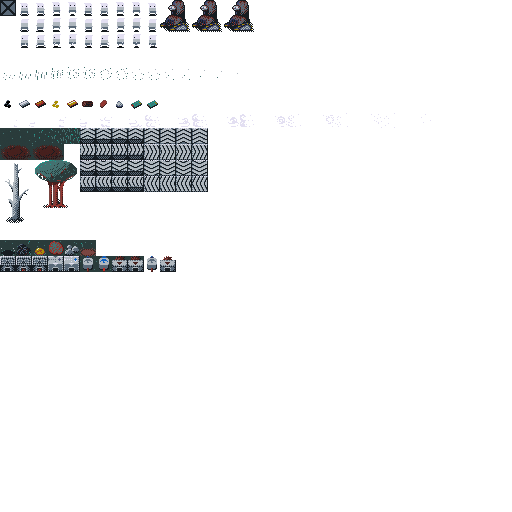
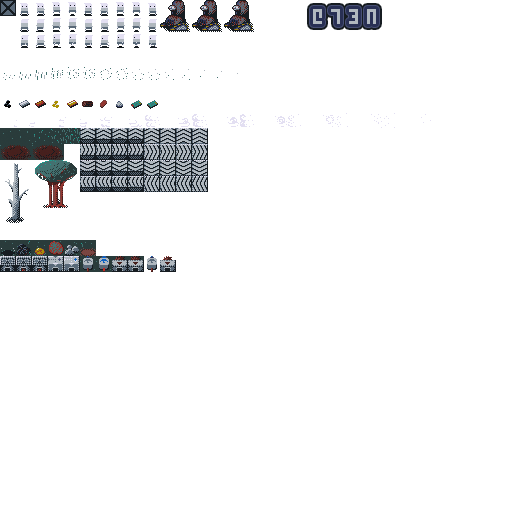
Two versions of the same layered image (512x512). Layer-by-layer changes:
added layer "ld46_title" above "robot_base copy" over [307, 3, 382, 30]
